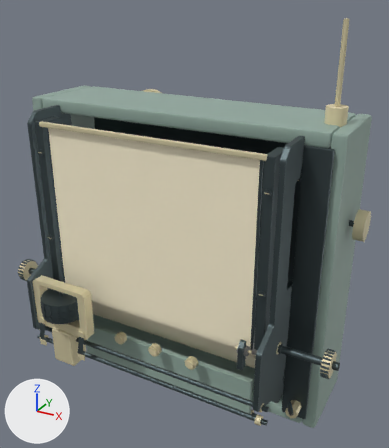
The Blender file art/blender/service_radiophone_v2.blend as it was, and as the next commit left it.
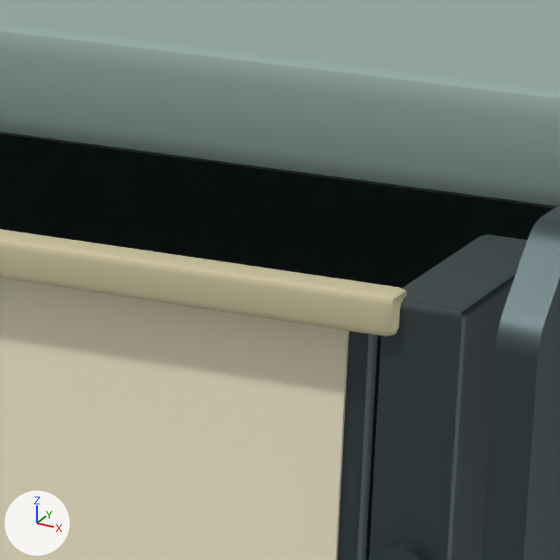
Old and new are each drawn whole from a camera (50 mm lens) standing at (0.167, -0.296, 0.164) and looking at (0.005, -0.003, 0.017) and again close up on the part from 55% to 74% of the width and 26% to 43% of the height. The lights are fixed; the arrows at lower left show +X, +Y and +Z. The last two pictures show the newer version.

The scene before the commit, as lines of its bpy script (objects in view):
```python
me_fixed__case = bpy.data.meshes.new('Fixed__Case')
me_fixed__case.from_pydata(...)  # 224 vertices, 432 faces; spans x -0.107..0.107, y -0.027..0.027, z -0.097..0.097
me_fixed__case.materials.append(mat_case)  # its picture is missing
me_fixed__rubber = bpy.data.meshes.new('Fixed__Rubber')
me_fixed__rubber.from_pydata(...)  # a 24-sided cylinder along x spanning x -0.07..-0.064, y -0.0584..-0.0524, z -0.033..-0.027; a 24-sided cylinder along x spanning x 0.064..0.07, y -0.0584..-0.0524, z -0.033..-0.027; a 20-sided cylinder along z spanning x -0.038..-0.018, y 0.005..0.025, z -0.088..-0.052; a 20-sided cylinder along z spanning x 0.018..0.038, y 0.005..0.025, z -0.088..-0.052
me_fixed__rubber.materials.append(mat_rubber)  # its picture is missing
me_fixed__steel = bpy.data.meshes.new('Fixed__Steel')
me_fixed__steel.from_pydata(...)  # 2398 vertices, 4720 faces; spans x -0.12..0.12, y -0.073..0.06, z -0.095..0.093
me_fixed__steel.materials.append(mat_steel)  # its picture is missing
ob_fixed__case = bpy.data.objects.new('Fixed__Case', me_fixed__case)
ob_fixed__case.location = (0.0, 0.0, 0.0)
ob_fixed__rubber = bpy.data.objects.new('Fixed__Rubber', me_fixed__rubber)
ob_fixed__rubber.location = (0.0, 0.0, 0.0)
ob_fixed__steel = bpy.data.objects.new('Fixed__Steel', me_fixed__steel)
ob_fixed__steel.location = (0.0, 0.0, 0.0)
# also in view: 'Fixed__Brass' at (-0.005, 0.005, -0.004); 'Paper' at (0.0, -0.039, 0.01)
```
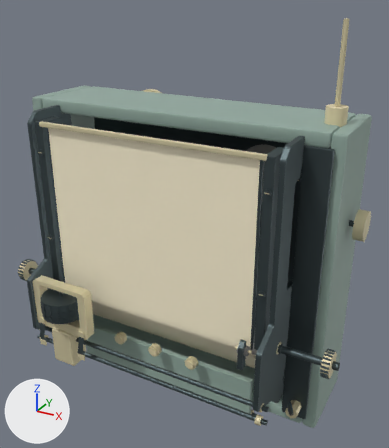
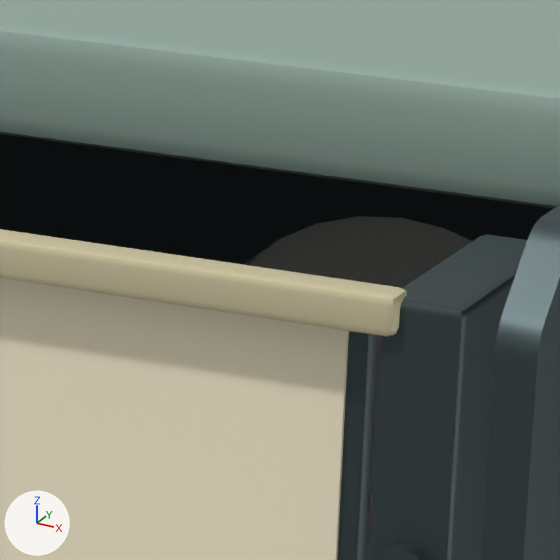
Changed parts and their boxes (x1, y1, x2, y2) in the close-ups (560 x 560 px):
part 1 of me_fixed__steel, added
    after: (0, 134, 554, 265)
part 2 of me_fixed__rubber, added
    after: (249, 216, 472, 560)

The change, as a list of edits to the scene's bpy script:
```text
Change me_fixed__steel:
    used by ob_fixed__steel; location = (0.0, 0.0, 0.0)
    remove me_fixed__steel.from_pydata(...)  # 2398 vertices, 4720 faces; spans x -0.12..0.12, y -0.073..0.06, z -0.095..0.093
    add me_fixed__steel.from_pydata(...)  # 2622 vertices, 5160 faces; spans x -0.12..0.12, y -0.073..0.06, z -0.095..0.093
    me_fixed__steel part 1: 128 vertices added at x -0.062..0.064, y 0.027..0.031, z -0.054..0.07
    other edits to the shape of me_fixed__steel do not show in these pictures
Change me_fixed__rubber:
    used by ob_fixed__rubber; location = (0.0, 0.0, 0.0)
    remove me_fixed__rubber.from_pydata(...)  # 176 vertices, 336 faces; spans x -0.07..0.07, y -0.0584..0.025, z -0.088..-0.027
    add me_fixed__rubber.from_pydata(...)  # 320 vertices, 616 faces; spans x -0.07..0.07, y -0.0584..0.0322, z -0.088..0.07
    me_fixed__rubber part 2: a new loose piece, a 40-sided cylinder along y spanning x 0.022..0.064, y 0.03035..0.03065, z 0.028..0.07, in mat_rubber (its picture is missing)
    other edits to the shape of me_fixed__rubber do not show in these pictures
```
